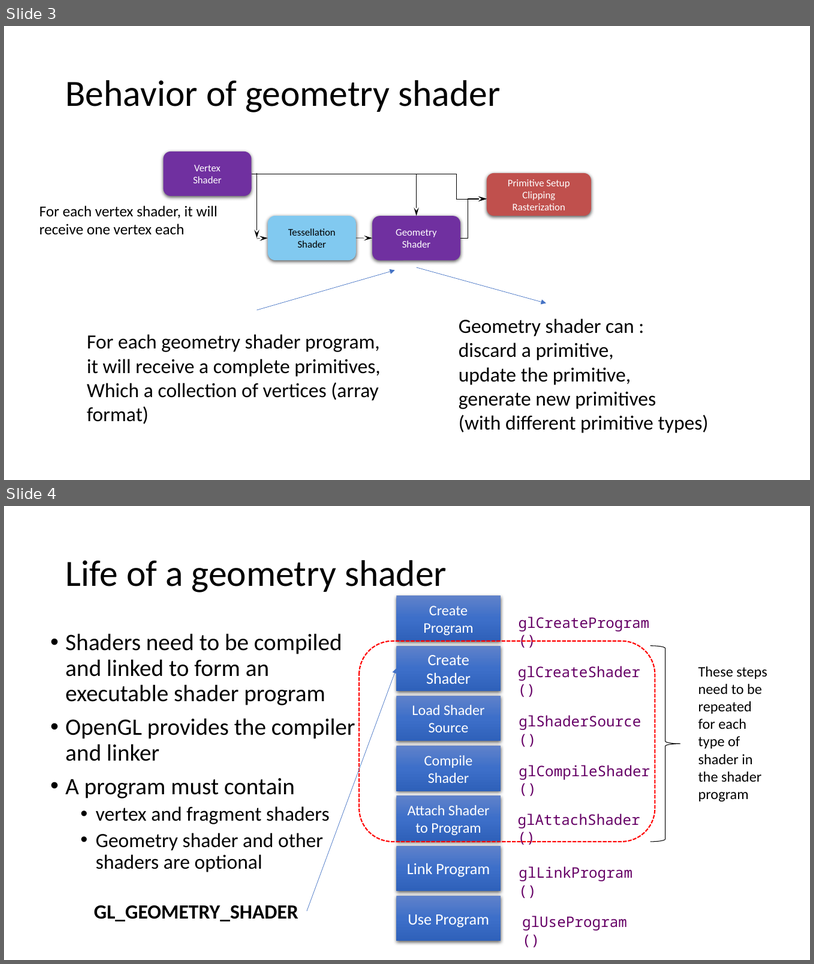
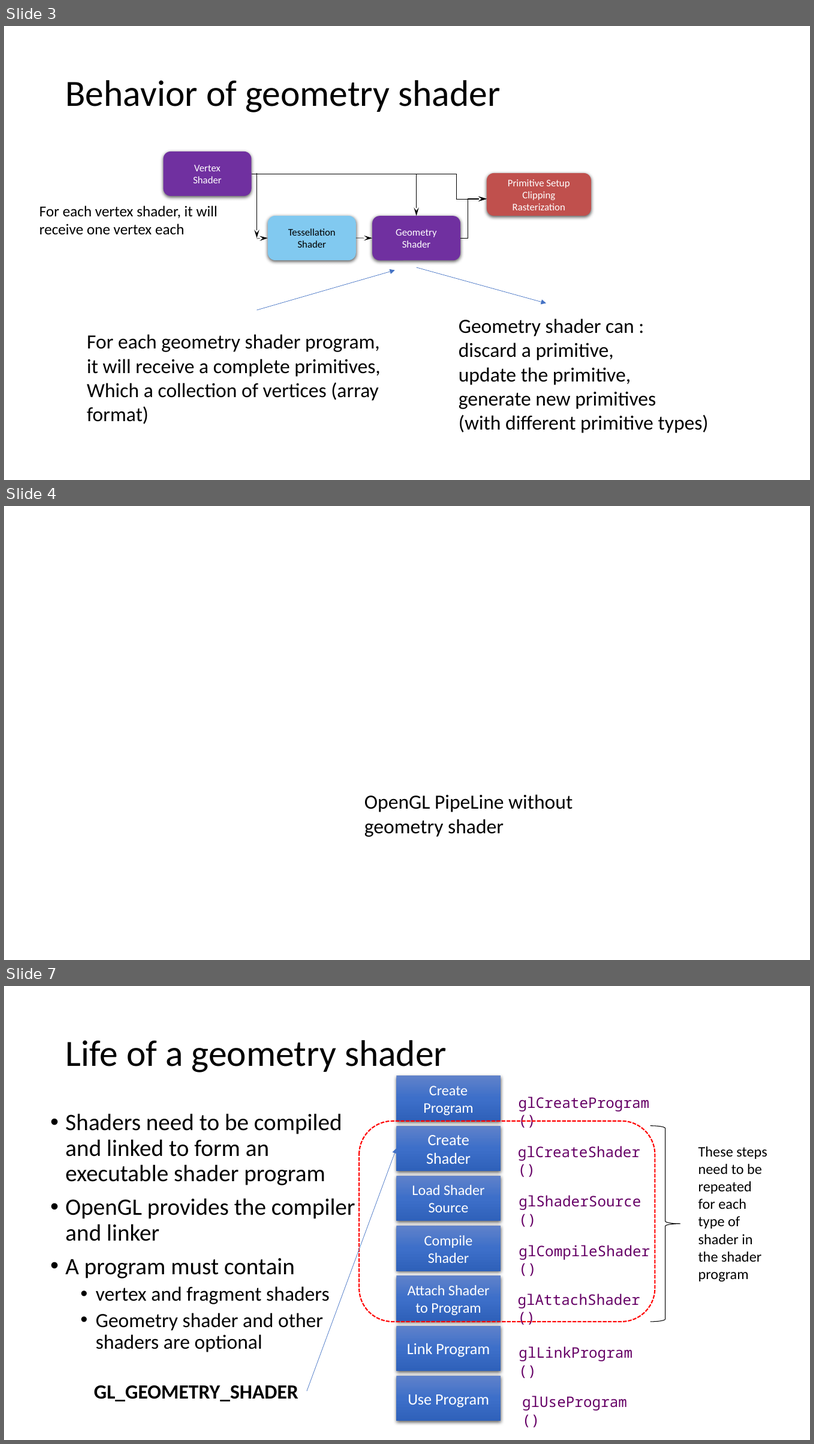
Before and after one commit to easyfly007/opengl_programming_guide, a slide deck: OpenGLProgrammingGuide_10_yifeih.pptx. Shown one above the other, each under a label of ours: slides 3 and 4 before the commit, slides 3, 4 and 7 after it; the slides between them are not shown. The pictures are 814x964 and 814x1444 pixels, drawn with LibreOffice and Linux fonts; fonts in the diff are those of the drawing; background and template pictures are left out. Boxes give left, top, right and bottom in pixels: in the first picture for what was removed or moved away, otherwise in the second. Text is boxed around its words. In the diff, an @@ line names an element or a change of style, - is before the commit and + after.

```diff
--- a/OpenGLProgrammingGuide_10_yifeih.pptx
+++ b/OpenGLProgrammingGuide_10_yifeih.pptx
@@ slide 4 added at <box>4,506,810,960</box>, background picture (left out) @@
@@ text added at <box>365,794,573,837</box>, 24 pt, text #000000 @@
+OpenGL PipeLine without geometry shader
@@ what was slide 4 is now slide 7 @@
```
Also in this commit, not shown: 5 slides changed, 13 other slides added, 12 slides removed.
